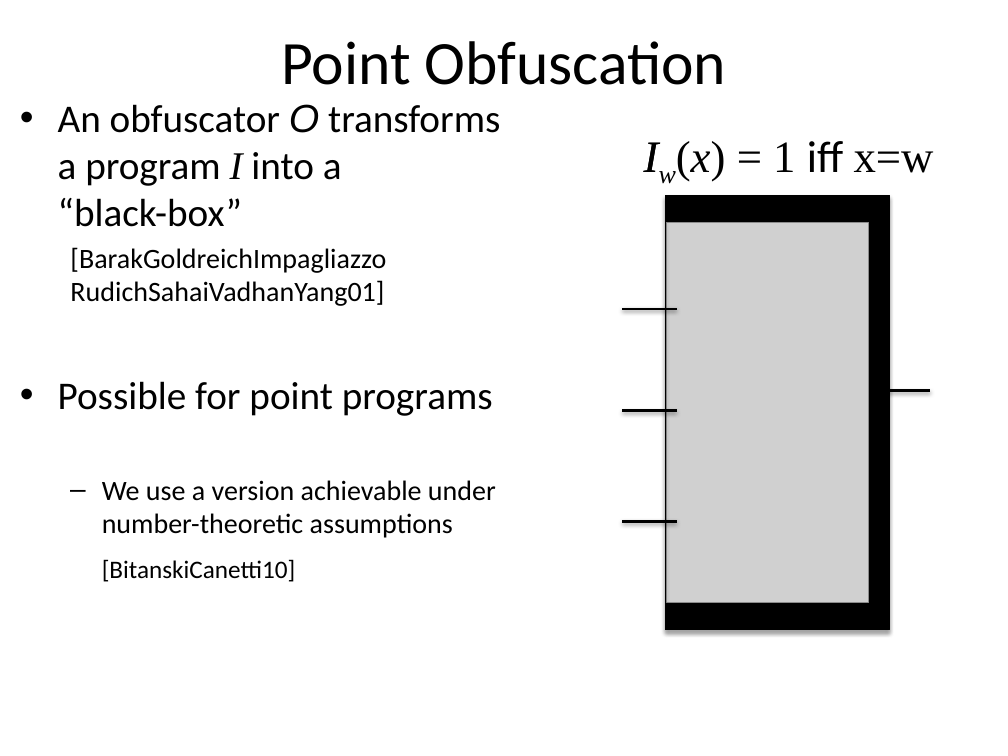
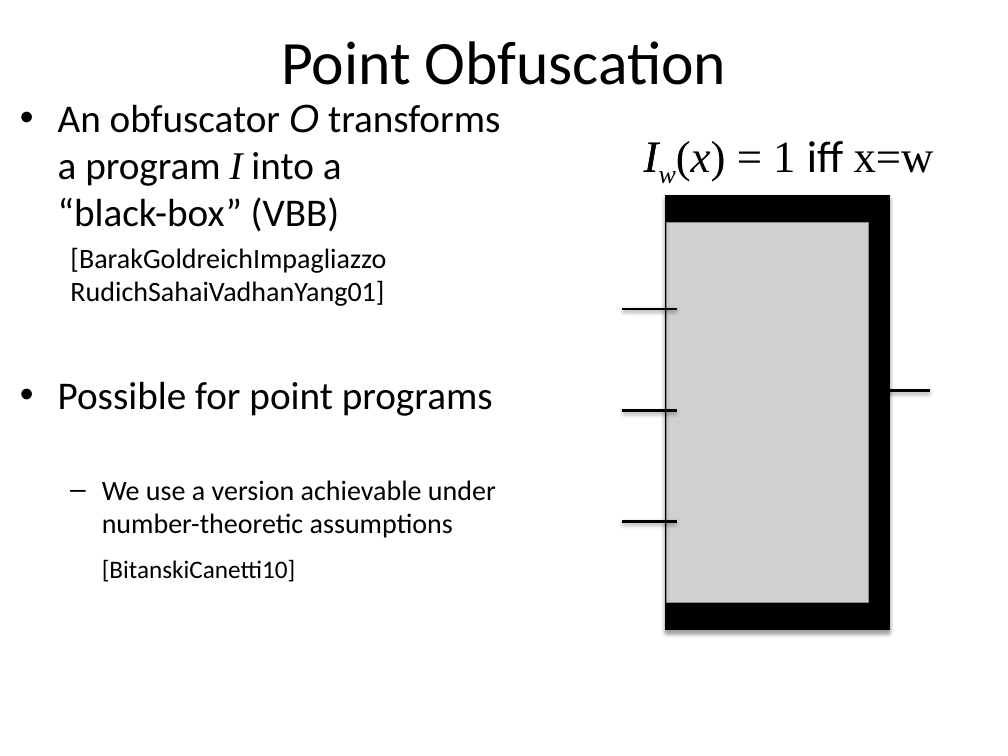
Before and after one commit to xianruimeng/comp-fuzzy-ext, a slide deck: slide 11 of constantRate/KeyDerivationWithNegativeUsable.pptx. Drawn at 1008x756 pixels with LibreOffice and Linux fonts; fonts in the diff are those of the drawing; grey boxes stand for pictures. Boxes give left, top, right and bottom in pixels: in the first picture for what was removed or moved away, otherwise in the second. Text is boxed around its words. In the diff, an @@ line names an element or a change of style, - is before the commit and + after.

```diff
--- a/constantRate/KeyDerivationWithNegativeUsable.pptx
+++ b/constantRate/KeyDerivationWithNegativeUsable.pptx
@@ text at <box>58,104,500,232</box>: text changed @@
-• An obfuscator O transforms a program I into a
-  “black-box”
+• An obfuscator O transforms a program I into a
+  “black-box” (VBB)
```
Also in this commit, not shown: 3 other slides changed.
